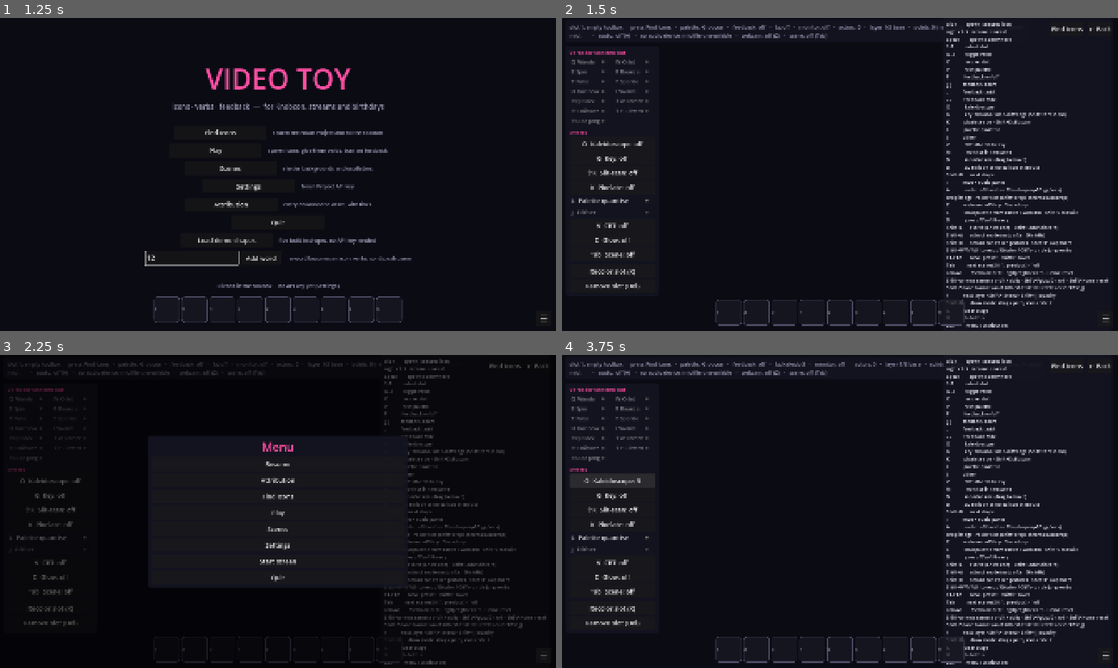
Above: before the commit, frames 1-4 (two rows, left to right).
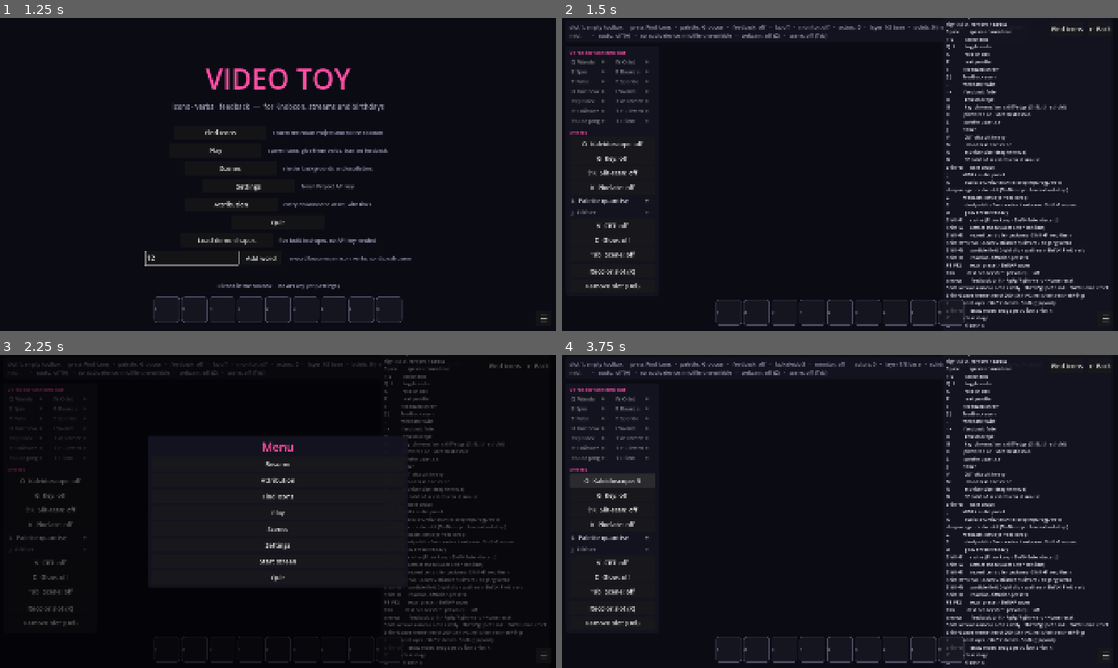
Above: after the commit, the same moments.

Repository: TheMutantFactory/video-toy
Game: Godot game, scene res://main.tscn
Same seed, same stepped clock (60 frames per second), same inputs: the game is played once before the commit and once after it.
Inputs (mouse positions are in pixels of both pictures, inside the frame that each line leads up to):
- Up to frame 1 (1.25 s): click (194, 259) at 0.52 s; type "12" at 0.6 s
- Up to frame 2 (1.5 s): click "Play" at 1.25 s
- Up to frame 3 (2.25 s): click "☰" at 2 s
- Up to frame 4 (3.75 s): click "Play" at 2.75 s; click "O Kaleidoscope: off" at 3.5 s

Frame 1 is identical in both runs. In frame 2, 4.7% of the frame differs, in the area x 9-99%, y 0-99%; in frame 3, 2.3%; in frame 4, 4.7%.

Commit message:
Particle field with attractors, Field verb, reaction-diffusion
Particle field (Shift+N): 12,000 GPU dots (src/particles.gdshader) riding a
curl-noise flow field, pulled toward up to 16 attractors - the mouse and
the first icons - with attract running -1 (repel) .. 1; right-click on empty
space scatters them for a beat. Flow and attract are learnable; dots take
palette colours by speed. All particles emit at once (explosiveness 1;
emission would otherwise trickle over the 600 s lifetime) and the per-dot
hash uses a scaled index (fract of a five-digit index x 123.34 quantises
and stacked thousands of dots on a few positions).

Field verb (Shift+I): icons ride the same curl field on the CPU (src/field.gd,
same potential as the shader; tested bounded and divergence-free).

Reaction-diffusion (Shift+O): Gray-Scott in two 480x270 viewports that
alternate each frame (src/rd.gdshader), the world texture's alpha seeds V so
icons grow patterns around themselves, and _worldmix paints V through the
palette UNDER the actors. Presets off / coral / mitosis / worms / spots /
waves; feed and kill are learnable; particles and RD are preset-saved.

Self-test builds and toggles both and round-trips them through a preset;
smoke tests cover the field maths, the Shift+I mapping and shader loads.
Capture adds particles.png and rd.png.

Co-Authored-By: Claude Fable 5.1 <noreply@anthropic.com>

Diff:
--- a/src/actor.gd
+++ b/src/actor.gd
@@ -158,6 +158,14 @@
 		_sprite.rotation = velocity.angle() + PI * 0.5 if not verbs.has("spin") else _sprite.rotation
 		home = position
 		moved = true
+	if mobile and verbs.has("field"):
+		var f := Field.curl(position, t) * 240.0
+		velocity = velocity.lerp(f, minf(1.0, delta * 3.0))
+		position += velocity * delta
+		position = Vector2(fposmod(position.x, bounds.size.x), fposmod(position.y, bounds.size.y))
+		_sprite.rotation = velocity.angle() + PI * 0.5 if not verbs.has("spin") else _sprite.rotation
+		home = position
+		moved = true
 	if mobile and (verbs.has("lorenz") or verbs.has("rossler")):
 		var lor := verbs.has("lorenz")
 		_att = Attractors.lorenz_step(_att, delta * 0.9) if lor else Attractors.rossler_step(_att, delta * 1.6)
@@ -194,7 +202,7 @@
 
 	if verbs.has("spin"):
 		_sprite.rotation += delta * 2.2
-	elif not (verbs.has("flock") or verbs.has("lorenz") or verbs.has("rossler")):
+	elif not (verbs.has("flock") or verbs.has("lorenz") or verbs.has("rossler") or verbs.has("field")):
 		_sprite.rotation = lerpf(_sprite.rotation, 0.0, 6.0 * delta)
 	var s := base_scale
 	if verbs.has("pulse"):
--- /dev/null
+++ b/src/field.gd
@@ -0,0 +1,42 @@
+class_name Field
+## The flow field: curl of a value-noise potential, so it is divergence-free
+## and things riding it swirl instead of piling up. The particle shader
+## carries the same maths on the GPU (particles.gdshader); this is the CPU
+## side for the Field verb and for tests.
+
+const SCALE := 0.0018          # world px -> noise space
+const SPEED := 0.15            # noise drift per second
+
+
+static func hash21(p: Vector2) -> float:
+	var q := Vector2(fmod(p.x * 123.34, 1.0), fmod(p.y * 456.21, 1.0))
+	q = Vector2(absf(q.x), absf(q.y))
+	var d := q.dot(q + Vector2(45.32, 45.32))
+	q += Vector2(d, d)
+	return fmod(absf(q.x * q.y), 1.0)
+
+
+static func vnoise(p: Vector2) -> float:
+	var i := p.floor()
+	var f := p - i
+	f = f * f * (Vector2(3, 3) - 2.0 * f)
+	var a := hash21(i)
+	var b := hash21(i + Vector2(1, 0))
+	var c := hash21(i + Vector2(0, 1))
+	var d := hash21(i + Vector2(1, 1))
+	return lerpf(lerpf(a, b, f.x), lerpf(c, d, f.x), f.y)
+
+
+static func potential(p: Vector2, t: float) -> float:
+	var q := p + Vector2(t, -t * 0.7)
+	return vnoise(q) * 0.6 + vnoise(q * 2.03 + Vector2(1.7, 9.2)) * 0.3 + vnoise(q * 4.1 + Vector2(8.3, 2.8)) * 0.1
+
+
+## Unit-ish curl vector at world position `p` (px), time `t` (s).
+static func curl(p: Vector2, t: float) -> Vector2:
+	var n := p * SCALE
+	var tt := t * SPEED
+	var e := 0.01
+	var dx := (potential(n + Vector2(e, 0), tt) - potential(n - Vector2(e, 0), tt)) / (2.0 * e)
+	var dy := (potential(n + Vector2(0, e), tt) - potential(n - Vector2(0, e), tt)) / (2.0 * e)
+	return Vector2(dy, -dx)
--- a/src/main.gd
+++ b/src/main.gd
@@ -257,6 +257,27 @@
 	else:
 		fails += 1
 		printerr("FAIL timeline")
+	# particle field + reaction-diffusion: build, toggle, presets, round-trip
+	var ok_pf: bool = st._particles != null and st._pmat.shader != null and st._rd.size() == 2
+	st.set_particles(true)
+	st._push_particles()
+	ok_pf = ok_pf and st.particles_on and st._particles.emitting
+	st.set_rd_preset(2)
+	st._tick_rd()
+	st._tick_rd()
+	ok_pf = ok_pf and st.rd_describe().begins_with("mitosis") and bool(st._layer_mix.material.get_shader_parameter("rd_on"))
+	var snap5: Dictionary = st.snapshot()
+	st.set_particles(false)
+	st.set_rd_preset(0)
+	st.restore(snap5, 0.0)
+	ok_pf = ok_pf and st.particles_on and st.rd_preset == 2
+	st.set_particles(false)
+	st.set_rd_preset(0)
+	if ok_pf:
+		print("PASS particle field and reaction-diffusion build, toggle and round-trip")
+	else:
+		fails += 1
+		printerr("FAIL particles / rd")
 	if ok_layers:
 		print("PASS layers blend/opacity, spawn into layer, drawn path riders, preset")
 	else:
@@ -326,7 +347,7 @@
 	var oi := args.find("--only")
 	if oi >= 0 and oi + 1 < args.size():
 		only = args[oi + 1]
-	var shots := SCREENS.keys() + ["menu", "attribution", "feedback", "pixelate", "quantise", "kaleido", "chroma", "crt", "monitor", "solids", "midi", "audio", "raster", "glow", "scene_stage", "solids3d", "text_flock", "layers", "draw", "keyers", "slitscan", "mosaic", "attractors"]
+	var shots := SCREENS.keys() + ["menu", "attribution", "feedback", "pixelate", "quantise", "kaleido", "chroma", "crt", "monitor", "solids", "midi", "audio", "raster", "glow", "scene_stage", "solids3d", "text_flock", "layers", "draw", "keyers", "slitscan", "mosaic", "attractors", "particles", "rd"]
 	for name in shots:
 		if only != "" and name != only and name != "stage":
 			continue
@@ -638,6 +659,37 @@
 				current.fb_rot = 0.0
 				current._set_feedback(true)
 				await get_tree().create_timer(4.0).timeout
+			"particles":
+				# 12k dots on the curl field, pulled toward three icons on Field.
+				current._set_feedback(false)
+				current.clear_actors()
+				for i in Toolbox.slots.size():
+					for v in ["lorenz", "rossler", "clifford", "swarm"]:
+						if Toolbox.has_verb(i, v):
+							Toolbox.toggle_verb(i, v)
+				if not Toolbox.has_verb(1, "field"):
+					Toolbox.toggle_verb(1, "field")
+				Toolbox.select(1)
+				for i in 3:
+					current.spawn_at(Vector2(randf_range(500, 1400), randf_range(300, 800)))
+				current.particles_attract = 0.8
+				current.set_particles(true)
+				await get_tree().create_timer(3.0).timeout
+			"rd":
+				# Coral preset seeded by orbiting icons, a few seconds in.
+				current.set_particles(false)
+				current.clear_actors()
+				for i in Toolbox.slots.size():
+					if Toolbox.has_verb(i, "field"):
+						Toolbox.toggle_verb(i, "field")
+					if not Toolbox.has_verb(i, "orbit"):
+						Toolbox.toggle_verb(i, "orbit")
+				for i in 5:
+					Toolbox.select(i)
+					current.spawn_at(Vector2(400 + i * 280, 540))
+				current.set_rd_preset(1)
+				await get_tree().create_timer(6.0).timeout
+				current.set_rd_preset(0)
 			"stage":
 				show_screen(name)
 				await get_tree().create_timer(0.3).timeout
--- /dev/null
+++ b/src/particles.gdshader
@@ -0,0 +1,76 @@
+shader_type particles;
+// The particle field: dots riding curl noise, pulled (or pushed) by up to 16
+// attractors — the mouse and the icons. Same potential as field.gd.
+uniform float flow = 1.0;              // field strength
+uniform float attract = 0.5;           // -1 repel .. 1 attract
+uniform int attractor_count = 0;
+uniform vec4 attractors[16];           // x, y (px), strength, radius (px)
+uniform vec2 bounds = vec2(1920.0, 1080.0);
+uniform int palette_count = 0;
+uniform vec4 palette[16];
+uniform float dot_size = 3.0;
+
+float hash21(vec2 p) {
+	p = fract(p * vec2(123.34, 456.21));
+	p += dot(p, p + 45.32);
+	return fract(p.x * p.y);
+}
+float vnoise(vec2 p) {
+	vec2 i = floor(p);
+	vec2 f = fract(p);
+	f = f * f * (3.0 - 2.0 * f);
+	float a = hash21(i), b = hash21(i + vec2(1, 0)), c = hash21(i + vec2(0, 1)), d = hash21(i + vec2(1, 1));
+	return mix(mix(a, b, f.x), mix(c, d, f.x), f.y);
+}
+float potential(vec2 p, float t) {
+	vec2 q = p + vec2(t, -t * 0.7);
+	return vnoise(q) * 0.6 + vnoise(q * 2.03 + vec2(1.7, 9.2)) * 0.3 + vnoise(q * 4.1 + vec2(8.3, 2.8)) * 0.1;
+}
+vec2 curl(vec2 p, float t) {
+	vec2 n = p * 0.0018;
+	float tt = t * 0.15;
+	float e = 0.01;
+	float dx = (potential(n + vec2(e, 0.0), tt) - potential(n - vec2(e, 0.0), tt)) / (2.0 * e);
+	float dy = (potential(n + vec2(0.0, e), tt) - potential(n - vec2(0.0, e), tt)) / (2.0 * e);
+	return vec2(dy, -dx);
+}
+vec3 ring_color(float t) {
+	int n = max(palette_count - 1, 1);
+	float f = fract(t) * float(n);
+	int i = int(floor(f));
+	int j = (i + 1) % n;
+	return mix(palette[i].rgb, palette[j].rgb, fract(f));
+}
+
+void start() {
+	// keep the hash input small: fract() of a five-digit index times 123.34
+	// quantises to a handful of values and stacks thousands of dots
+	float k = float(INDEX) * 0.00037 + 0.11;
+	float r1 = hash21(vec2(k, 1.7));
+	float r2 = hash21(vec2(k * 1.37, 9.3));
+	TRANSFORM[3].xy = vec2(r1, r2) * bounds;
+	VELOCITY = vec3(0.0);
+	CUSTOM.x = hash21(vec2(k * 0.71, 4.4));               // per-dot hue offset
+	float s = dot_size * mix(0.6, 1.4, hash21(vec2(k * 2.3, 2.2)));
+	TRANSFORM[0].xyz = vec3(s, 0.0, 0.0);
+	TRANSFORM[1].xyz = vec3(0.0, s, 0.0);
+}
+
+void process() {
+	vec2 p = TRANSFORM[3].xy;
+	vec2 force = curl(p, TIME) * 260.0 * flow;
+	for (int i = 0; i < 16; i++) {
+		if (i >= attractor_count) break;
+		vec2 d = attractors[i].xy - p;
+		float dist = length(d);
+		float r = attractors[i].w;
+		float w = attractors[i].z * attract * smoothstep(r, r * 0.15, dist);
+		force += (d / max(dist, 1.0)) * w * 900.0;
+	}
+	VELOCITY.xy = mix(VELOCITY.xy, force, min(1.0, DELTA * 3.0));
+	p += VELOCITY.xy * DELTA;
+	p = mod(p + bounds, bounds);                               // wrap
+	TRANSFORM[3].xy = p;
+	float speed = length(VELOCITY.xy);
+	COLOR = vec4(ring_color(CUSTOM.x + speed * 0.0008), clamp(0.7 + speed * 0.002, 0.7, 1.0));
+}
--- /dev/null
+++ b/src/rd.gdshader
@@ -0,0 +1,32 @@
+shader_type canvas_item;
+render_mode blend_disabled;
+// Gray-Scott reaction-diffusion, one step per pass, ping-ponged between two
+// viewports. R = U, G = V. The world's alpha (icons) seeds V.
+uniform sampler2D prev_tex : filter_linear, repeat_disable;
+uniform sampler2D seed_tex : filter_linear, repeat_disable;
+uniform float feed = 0.0545;
+uniform float kill = 0.062;
+uniform float seeding = 0.35;
+uniform float dt = 1.0;
+uniform vec2 texel = vec2(0.00208333, 0.00370370);   // 1/480, 1/270 (set by the stage)
+
+vec2 uv_at(vec2 uv) {
+	vec4 c = texture(prev_tex, uv);
+	return c.a < 0.5 ? vec2(1.0, 0.0) : c.rg;        // never written: U=1, V=0
+}
+
+void fragment() {
+	vec2 c = uv_at(UV);
+	vec2 lap = -c
+		+ 0.2 * (uv_at(UV + vec2(texel.x, 0.0)) + uv_at(UV - vec2(texel.x, 0.0)) + uv_at(UV + vec2(0.0, texel.y)) + uv_at(UV - vec2(0.0, texel.y)))
+		+ 0.05 * (uv_at(UV + texel) + uv_at(UV - texel) + uv_at(UV + vec2(texel.x, -texel.y)) + uv_at(UV + vec2(-texel.x, texel.y)));
+	float u = c.x, v = c.y;
+	float uvv = u * v * v;
+	float du = 1.0 * lap.x - uvv + feed * (1.0 - u);
+	float dv = 0.5 * lap.y + uvv - (feed + kill) * v;
+	u = clamp(u + du * dt, 0.0, 1.0);
+	v = clamp(v + dv * dt, 0.0, 1.0);
+	float s = texture(seed_tex, UV).a;
+	v = max(v, s * seeding);
+	COLOR = vec4(u, v, 0.0, 1.0);
+}
--- a/src/stage_screen.gd
+++ b/src/stage_screen.gd
@@ -41,6 +41,15 @@
 const SceneLayerScript = preload("res://src/scene_layer.gd")
 const FormationScript = preload("res://src/formation.gd")
 const RidePathScript = preload("res://src/ride_path.gd")
+const RD_PRESETS := [
+	{"name": "off", "feed": 0.0, "kill": 0.0},
+	{"name": "coral", "feed": 0.0545, "kill": 0.062},
+	{"name": "mitosis", "feed": 0.0367, "kill": 0.0649},
+	{"name": "worms", "feed": 0.078, "kill": 0.061},
+	{"name": "spots", "feed": 0.030, "kill": 0.062},
+	{"name": "waves", "feed": 0.014, "kill": 0.045},
+]
+const RD_SIZE := Vector2i(480, 270)
 const LAYER_COUNT := 3
 const BLENDS := ["mix", "add", "sub", "mul"]
 ## Layer compositing is one shader pass in its own viewport (_worldmix) that
@@ -52,6 +61,10 @@
 shader_type canvas_item;
 render_mode blend_disabled;
 uniform sampler2D world_tex : filter_nearest, repeat_disable;
+uniform sampler2D rd_tex : filter_linear, repeat_disable;
+uniform bool rd_on = false;
+uniform int palette_count = 0;
+uniform vec4 palette[16];
 uniform sampler2D layer1 : filter_linear, repeat_disable;
 uniform sampler2D layer2 : filter_linear, repeat_disable;
 uniform int mode1 = 0;      // 0 mix, 1 add, 2 sub, 3 mul
@@ -69,8 +82,23 @@
 	return vec4(clamp(c, 0.0, 1.0), a);
 }
 
+vec3 ring_color(float t) {
+	int n = max(palette_count - 1, 1);
+	float f = fract(t) * float(n);
+	int i = int(floor(f));
+	int j = (i + 1) % n;
+	return mix(palette[i].rgb, palette[j].rgb, smoothstep(0.0, 1.0, fract(f)));
+}
+
 void fragment() {
 	vec4 dst = texture(world_tex, UV);
+	if (rd_on) {
+		// reaction-diffusion painted UNDER the world: V through the palette
+		float v = texture(rd_tex, UV).g;
+		float a = smoothstep(0.08, 0.35, v);
+		vec4 rd = vec4(ring_color(v * 1.6 + 0.15), a);
+		dst = vec4(mix(rd.rgb, dst.rgb, dst.a), dst.a + rd.a * (1.0 - dst.a));
+	}
 	vec4 s1 = texture(layer1, UV);
 	s1.a *= opacity1;
 	dst = blend(dst, s1, mode1);
@@ -143,6 +171,18 @@
 var _idle := 0.0
 var timeline := Timeline.new()
 var _clock := 0.0
+var _particles: GPUParticles2D
+var _pmat: ShaderMaterial
+var particles_on := false
+var particles_flow := 1.0
+var particles_attract := 0.5
+var _scatter_until := 0.0
+var _rd: Array = []                     # two RD viewports (ping-pong)
+var _rd_mats: Array = []
+var _rd_flip := 0
+var rd_preset := 0
+var rd_feed := 0.0545
+var rd_kill := 0.062
 const IDLE_ATTRACT := 60.0
 const EVOLVE_SECONDS := 6.0
 const EVOLVE_BEATS := 8
@@ -200,6 +240,8 @@
 	_actors = Node2D.new()
 	_world.add_child(_actors)
 	_build_layers()
+	_build_particles()
+	_build_rd()
 
 	for i in 2:
 		var vp := SubViewport.new()
@@ -411,6 +453,138 @@
 	_steal_note = "%d riders on a %d px path" % [n, RidePathScript.length_of(pts)]
 	_update_hud()
 	return n
+
+
+# ---------------- particle field ----------------
+func _build_particles() -> void:
+	_particles = GPUParticles2D.new()
+	_particles.amount = 12000
+	_particles.lifetime = 600.0
+	_particles.explosiveness = 1.0            # all at once; emission would otherwise trickle over the lifetime
+	_particles.preprocess = 0.0
+	_particles.z_index = -1
+	_particles.emitting = false
+	_particles.visible = false
+	_pmat = ShaderMaterial.new()
+	_pmat.shader = load("res://src/particles.gdshader")
+	_pmat.set_shader_parameter("bounds", Vector2(WORLD))
+	_pmat.set_shader_parameter("dot_size", 0.6)          # x16 px texture -> ~10 px dots
+	_particles.process_material = _pmat
+	# a soft dot
+	var img := Image.create(16, 16, false, Image.FORMAT_RGBA8)
+	for y in 16:
+		for x in 16:
+			var d := Vector2(x - 7.5, y - 7.5).length() / 7.5
+			img.set_pixel(x, y, Color(1, 1, 1, clampf(1.0 - d, 0.0, 1.0)))
+	_particles.texture = ImageTexture.create_from_image(img)
+	_world.add_child(_particles)
+	_push_particles()
+
+
+func set_particles(on: bool) -> void:
+	particles_on = on
+	_particles.visible = on
+	_particles.emitting = on
+	if on:
+		_particles.restart()
+	_update_hud()
+
+
+func _push_particles() -> void:
+	_pmat.set_shader_parameter("flow", particles_flow)
+	var repel := _clock < _scatter_until
+	_pmat.set_shader_parameter("attract", -1.0 if repel else particles_attract)
+	Scenes.apply_palette(_pmat, palette_index)
+	# attractors: the mouse, then the first icons
+	var list: Array[Color] = []
+	if _display == null:                                   # still building
+		return
+	var mouse := _world_pos(get_local_mouse_position())
+	if Rect2(Vector2.ZERO, Vector2(WORLD)).has_point(mouse):
+		list.append(Color(mouse.x, mouse.y, 1.0, 420.0))
+	for a in all_actors():
+		if list.size() >= 16:
+			break
+		var gp: Vector2 = a.global_position if a.riding else a.position
+		list.append(Color(gp.x, gp.y, 0.6, 260.0))
+	var arr: Array[Color] = list.duplicate()
+	while arr.size() < 16:
+		arr.append(Color(0, 0, 0, 1))
+	_pmat.set_shader_parameter("attractors", PackedColorArray(arr))
+	_pmat.set_shader_parameter("attractor_count", list.size())
+
+
+func scatter_particles() -> void:
+	_scatter_until = _clock + 0.35
+
+
+# ---------------- reaction-diffusion ----------------
+## Gray-Scott in two 480x270 viewports that alternate each frame; the world
+## texture seeds V, and _worldmix paints V through the palette under the
+## actors (see BLEND_SHADER).
+func _build_rd() -> void:
+	for i in 2:
+		var vp := SubViewport.new()
+		vp.size = RD_SIZE
+		vp.disable_3d = true
+		vp.transparent_bg = true
+		vp.render_target_update_mode = SubViewport.UPDATE_DISABLED
+		add_child(vp)
+		var r := ColorRect.new()
+		r.size = Vector2(RD_SIZE)
+		r.color = Color.WHITE
+		var m := ShaderMaterial.new()
+		m.shader = load("res://src/rd.gdshader")
+		m.set_shader_parameter("seed_tex", _world.get_texture())
+		m.set_shader_parameter("texel", Vector2(1.0 / RD_SIZE.x, 1.0 / RD_SIZE.y))
+		r.material = m
+		vp.add_child(r)
+		_rd.append(vp)
+		_rd_mats.append(m)
+	_rd_mats[0].set_shader_parameter("prev_tex", _rd[1].get_texture())
+	_rd_mats[1].set_shader_parameter("prev_tex", _rd[0].get_texture())
+	_layer_mix.material.set_shader_parameter("rd_tex", _rd[0].get_texture())
+	_push_rd()
+
+
+func set_rd_preset(i: int) -> void:
+	rd_preset = posmod(i, RD_PRESETS.size())
+	var p: Dictionary = RD_PRESETS[rd_preset]
+	if rd_preset > 0:
+		rd_feed = p["feed"]
+		rd_kill = p["kill"]
+	if rd_preset == 0:
+		for vp in _rd:
+			vp.render_target_update_mode = SubViewport.UPDATE_DISABLED
+	_push_rd()
+	_update_hud()
+
+
+func cycle_rd() -> void:
+	set_rd_preset(rd_preset + 1)
+
+
+func _push_rd() -> void:
+	for m in _rd_mats:
+		m.set_shader_parameter("feed", rd_feed)
+		m.set_shader_parameter("kill", rd_kill)
+	_layer_mix.material.set_shader_parameter("rd_on", rd_preset > 0)
+
+
+func _tick_rd() -> void:
+	if rd_preset == 0:
+		return
+	var cur := _rd_flip
+	_rd_flip = 1 - _rd_flip
+	_rd[1 - cur].render_target_update_mode = SubViewport.UPDATE_DISABLED
+	_rd[cur].render_target_update_mode = SubViewport.UPDATE_ONCE
+	_layer_mix.material.set_shader_parameter("rd_tex", _rd[cur].get_texture())
+
+
+func rd_describe() -> String:
+	if rd_preset == 0:
+		return "off"
+	return "%s f%.3f k%.3f" % [RD_PRESETS[rd_preset]["name"], rd_feed, rd_kill]
 
 
 # ---------------- webcam ----------------
@@ -851,6 +1025,8 @@
 		"formation": _formation_index,
 		"layers": _layers.map(func(l): return {"blend": l["blend"], "opacity": l["opacity"]}),
 		"active_layer": active_layer,
+		"particles": {"on": particles_on, "flow": particles_flow, "attract": particles_attract},
+		"rd": {"preset": rd_preset, "feed": rd_feed, "kill": rd_kill},
 	}
 
 
@@ -913,6 +1089,17 @@
 		cam_roll = float(cam.get("roll", cam_roll))
 		cam_height = float(cam.get("height", cam_height))
 	_formation_index = posmod(int(d.get("formation", _formation_index)), FormationScript.KINDS.size())
+	var pt: Dictionary = d.get("particles", {})
+	if not pt.is_empty():
+		particles_flow = float(pt.get("flow", particles_flow))
+		particles_attract = float(pt.get("attract", particles_attract))
+		set_particles(bool(pt.get("on", particles_on)))
+	var rdd: Dictionary = d.get("rd", {})
+	if not rdd.is_empty():
+		set_rd_preset(int(rdd.get("preset", rd_preset)))
+		rd_feed = float(rdd.get("feed", rd_feed))
+		rd_kill = float(rdd.get("kill", rd_kill))
+		_push_rd()
 	var lay: Array = d.get("layers", [])
 	for i in mini(lay.size(), _layers.size()):
 		if lay[i] is Dictionary:
@@ -1009,6 +1196,14 @@
 		{"id": "cam_dolly", "label": "Camera dolly", "set": func(v): cam_dolly = lerpf(3.0, 14.0, v)},
 		{"id": "cam_roll", "label": "Camera roll", "set": func(v): cam_roll = lerpf(-PI, PI, v)},
 		{"id": "cam_height", "label": "Camera height", "set": func(v): cam_height = lerpf(-4.0, 4.0, v)},
+		{"id": "particles_flow", "label": "Particle flow", "set": func(v): particles_flow = lerpf(0.0, 2.0, v)},
+		{"id": "particles_attract", "label": "Particle attract (-1..1)", "set": func(v): particles_attract = lerpf(-1.0, 1.0, v)},
+		{"id": "rd_feed", "label": "Reaction feed", "set": func(v):
+			rd_feed = lerpf(0.01, 0.09, v)
+			_push_rd()},
+		{"id": "rd_kill", "label": "Reaction kill", "set": func(v):
+			rd_kill = lerpf(0.04, 0.07, v)
+			_push_rd()},
 		{"id": "active_layer", "label": "Active layer", "set": func(v): set_active_layer(_step(v, LAYER_COUNT))},
 		{"id": "layer_opacity", "label": "Layer opacity (active)", "set": func(v): set_layer_opacity(v)},
 	]
@@ -1047,6 +1242,9 @@
 			_update_hud()},
 		{"id": "recolor", "label": "Recolor slot", "do": _recolor},
 	]
+	out.append({"id": "particles", "label": "Particle field on/off", "do": func(): set_particles(not particles_on)})
+	out.append({"id": "scatter", "label": "Scatter particles", "do": scatter_particles})
+	out.append({"id": "rd", "label": "Next reaction-diffusion preset", "do": cycle_rd})
 	out.append({"id": "timeline_record", "label": "Timeline: record on/off", "do": toggle_record})
 	out.append({"id": "timeline_play", "label": "Timeline: loop on/off", "do": toggle_play})
 	out.append({"id": "mosaic", "label": "Mosaic of selected slot", "do": func(): spawn_mosaic()})
@@ -1276,6 +1474,7 @@
 		+ "S            steal palette from raster / webcam · Shift+S mosaic\nD            glow off/soft/heavy\n"
 		+ "Shift+E      evolve (Enter keep · Shift+Enter discard)\nShift+A      attract mode (auto after 60 s idle)\n"
 		+ "Shift+R      record controller gestures · Shift+P loop them\nShift+W/T/Y/U  Lorenz / Rössler / Clifford / de Jong verbs\n"
+		+ "Shift+N      particle field (right-click scatters) · Shift+I Field verb\nShift+O      reaction-diffusion presets\n"
 		+ "F1-F12       recall preset · Shift+F saves\n"
 		+ "Tab          next scene (Shift: previous) · ` off\narrows       feedback drift · PgUp/PgDn warp · Home reset\n"
 		+ "Shift+arrows camera orbit / dolly · Shift+PgUp/Dn roll · Shift+Home reset\n"
@@ -1395,6 +1594,10 @@
 	if _steal_note != "":
 		line2 += "   ·   " + _steal_note
 	line2 += "   ·   scene: " + (("%s  spd %.1f  scl %.1f" % [Scenes.get_scene(Scenes.current).get("name", "?"), Scenes.speed, Scenes.scale]) if Scenes.current != "" else "off (Tab)")
+	if particles_on:
+		line2 += "   ·   particles flow %.1f %s %.1f" % [particles_flow, "repel" if particles_attract < 0.0 else "attract", absf(particles_attract)]
+	if rd_preset > 0:
+		line2 += "   ·   rd " + rd_describe()
 	if fb_warp > 0.0 or fb_drift != Vector2.ZERO:
 		line2 += "   ·   warp %.2f drift %d,%d" % [fb_warp, fb_drift.x, fb_drift.y]
 	_hud.text += "\n" + line2
@@ -1413,6 +1616,7 @@
 func _apply_palette() -> void:
 	_bg.color = Palettes.bg(palette_index)
 	_fx.set_palette(palette_index)
+	Scenes.apply_palette(_layer_mix.material, palette_index)
 	_fx.set_source(_worldmix.get_texture(), Palettes.bg(palette_index))
 	_monitor.accent = Palettes.color(palette_index, 0)
 	_monitor.queue_redraw()
@@ -1447,6 +1651,9 @@
 func _process(_delta: float) -> void:
 	_tick_modes(_delta)
 	_tick_timeline(_delta)
+	_tick_rd()
+	if particles_on:
+		_push_particles()
 	var mouse := _world_pos(get_local_mouse_position())
 	var held := Input.is_mouse_button_pressed(MOUSE_BUTTON_LEFT) and not _dragging
 	for a in all_actors():
@@ -1533,6 +1740,7 @@
 	else:
 		for a in all_actors():                        # nothing near: scatter the flocks
 			a.scatter_from = world_pos
+		scatter_particles()
 
 
 func _gui_input(ev: InputEvent) -> void:
@@ -1659,6 +1867,18 @@
 		KEY_E:
 			if ev.shift_pressed:
 				set_evolve(not evolve)
+		KEY_N:
+			if ev.shift_pressed:
+				set_particles(not particles_on)
+			else:
+				_monitor.cycle_size()
+				_update_hud()
+		KEY_O:
+			if ev.shift_pressed:
+				cycle_rd()
+			else:
+				_fx.cycle_kaleido()
+				_refresh_fx()
 		KEY_R:
 			if ev.shift_pressed:
 				toggle_record()
@@ -1681,14 +1901,8 @@
 				AudioReact.cycle_source()
 				_update_hud()
 		KEY_M: set_monitor(not _monitor.visible)
-		KEY_N:
-			_monitor.cycle_size()
-			_update_hud()
 		KEY_V:
 			_fx.cycle_crt()
-			_refresh_fx()
-		KEY_O:
-			_fx.cycle_kaleido()
 			_refresh_fx()
 		KEY_G:
 			if ev.shift_pressed:
--- a/src/verbs.gd
+++ b/src/verbs.gd
@@ -16,6 +16,7 @@
 	{"id": "rossler", "name": "Rössler", "key": "⇧T", "hint": "ride the Rössler spiral", "shift": true},
 	{"id": "clifford", "name": "Clifford", "key": "⇧Y", "hint": "fly between points of the Clifford map", "shift": true},
 	{"id": "dejong", "name": "de Jong", "key": "⇧U", "hint": "fly between points of the de Jong map", "shift": true},
+	{"id": "field", "name": "Field", "key": "⇧I", "hint": "ride the curl-noise flow field (the same one the particles ride)", "shift": true},
 ]
 
 
--- a/tests/smoke.gd
+++ b/tests/smoke.gd
@@ -476,6 +476,24 @@
 	tl3.start_record(0.0)
 	_check("recording past MAX stops itself", not tl3.record("param", "a", 1.0, Timeline.MAX + 1.0) and not tl3.recording)
 
+	# flow field: bounded, varies in space, nearly divergence-free
+	var fmax := 0.0
+	var fsum := Vector2.ZERO
+	for i in 200:
+		var pnt := Vector2(randf() * 1920.0, randf() * 1080.0)
+		var c := Field.curl(pnt, 3.0)
+		fmax = maxf(fmax, c.length())
+		fsum += c
+	var e := 2.0
+	var q := Vector2(700, 400)
+	var div := (Field.curl(q + Vector2(e, 0), 1.0).x - Field.curl(q - Vector2(e, 0), 1.0).x) / (2 * e) \
+		+ (Field.curl(q + Vector2(0, e), 1.0).y - Field.curl(q - Vector2(0, e), 1.0).y) / (2 * e)
+	_check("curl field is bounded, non-trivial and divergence-free", fmax > 0.05 and fmax < 5.0 and absf(div) < 0.01 and Field.curl(Vector2(10, 10), 0.0) != Field.curl(Vector2(900, 700), 0.0))
+	_check("field verb is on Shift+I", Verbs.by_key(KEY_I, true) == "field" and Verbs.by_key(KEY_I, false) == "swarm")
+	var psh = load("res://src/particles.gdshader")
+	var rsh = load("res://src/rd.gdshader")
+	_check("particle and reaction-diffusion shaders load", psh is Shader and psh.get_code().contains("shader_type particles") and rsh is Shader and rsh.get_code().contains("feed"))
+
 	print("\n%d/%d checks passed" % [_n - _fails, _n])
 	quit(1 if _fails > 0 else 0)
 
Not shown, added: src/field.gd.uid
Not shown, added: src/particles.gdshader.uid
Not shown, added: src/rd.gdshader.uid
